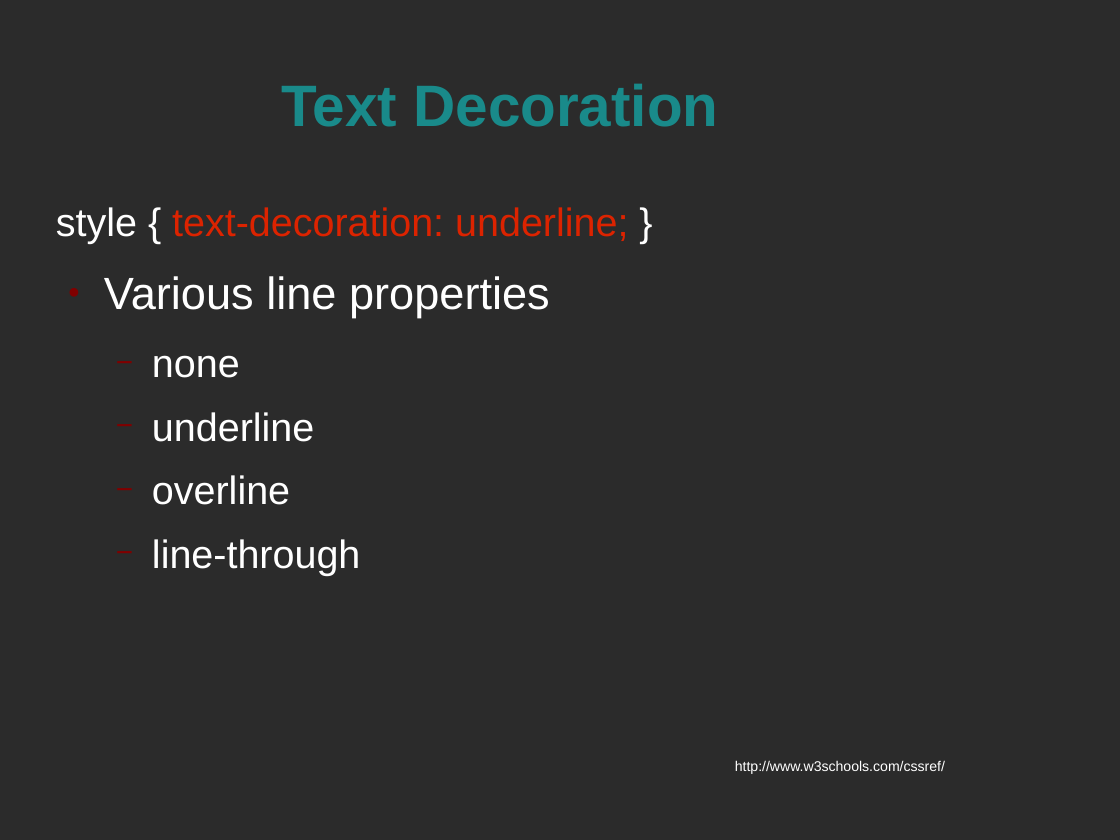
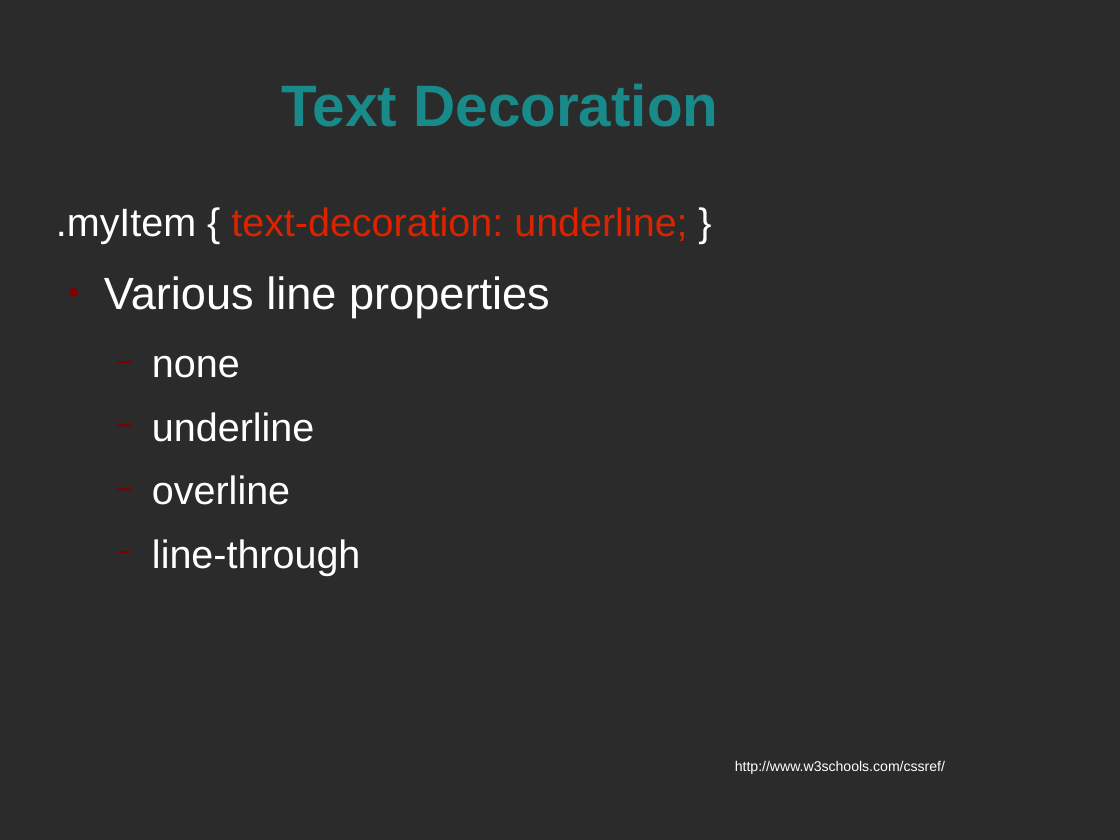
Before and after one commit to spellbindguy/Web-Development, a slide deck: slide 32 of Lectures/04 CSS/CSS Styles.odp. Drawn at 1120x840 pixels with LibreOffice and Linux fonts; fonts in the diff are those of the drawing; background and template pictures are left out; a plain dark background stands for a picture behind light text. Boxes give left, top, right and bottom in pixels: in the first picture for what was removed or moved away, otherwise in the second. Text is boxed around its words. In the diff, an @@ line names an element or a change of style, - is before the commit and + after.

```diff
--- a/Lectures/04 CSS/CSS Styles.odp
+++ b/Lectures/04 CSS/CSS Styles.odp
@@ text at [56,207,687,243]: text changed @@
-style { text-decoration: underline; }
+.myItem { text-decoration: underline; }
```
Also in this commit, not shown: 30 other slides changed, 38 slides added, 2 slides removed, 1 other file.
